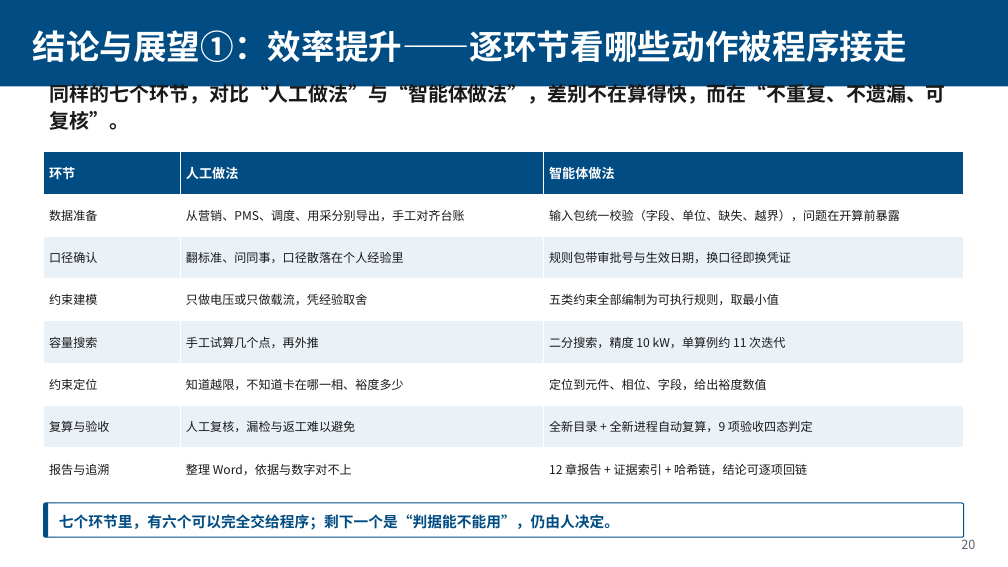
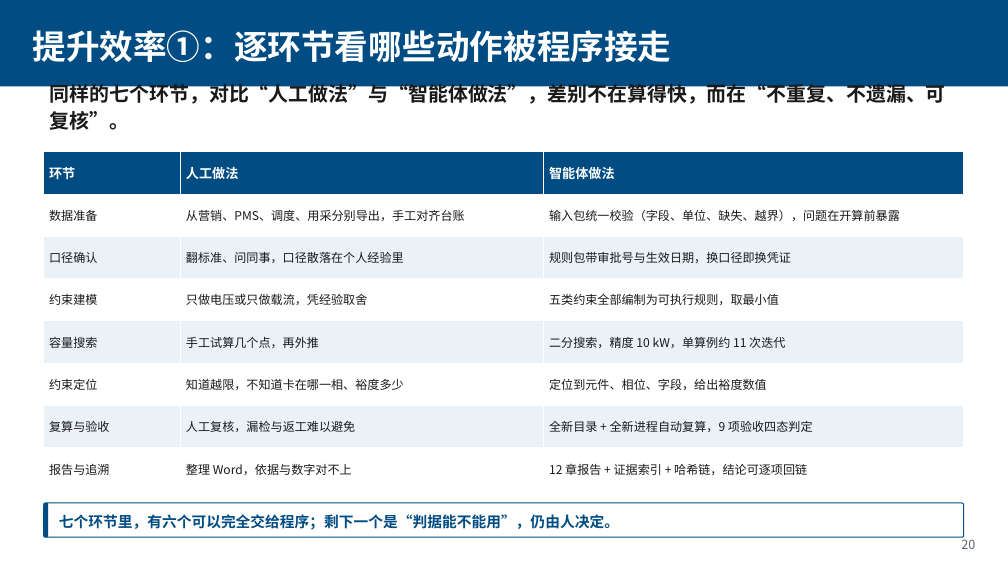
Before and after one commit to Coba1t-4U/hc-capacity-agent, a slide deck: slide 20 of docs/配网承载力智能体.pptx. Drawn at 1008x567 pixels with LibreOffice and Linux fonts; fonts in the diff are those of the drawing. Boxes give left, top, right and bottom in pixels: in the first picture for what was removed or moved away, otherwise in the second. Text is boxed around its words. In the diff, an @@ line names an element or a change of style, - is before the commit and + after.

Commit message:
PPT 逐页题头对齐模板：业务痛点①②、平台定位、执行链路、关键技术、产品界面、案例、提升效率、应用边界、结论

```diff
--- a/docs/配网承载力智能体.pptx
+++ b/docs/配网承载力智能体.pptx
@@ text at [32,30,671,62]: text changed @@
-结论与展望①：效率提升——逐环节看哪些动作被程序接走
+提升效率①：逐环节看哪些动作被程序接走
```
Also in this commit, not shown: 21 other slides changed, 1 other file.
